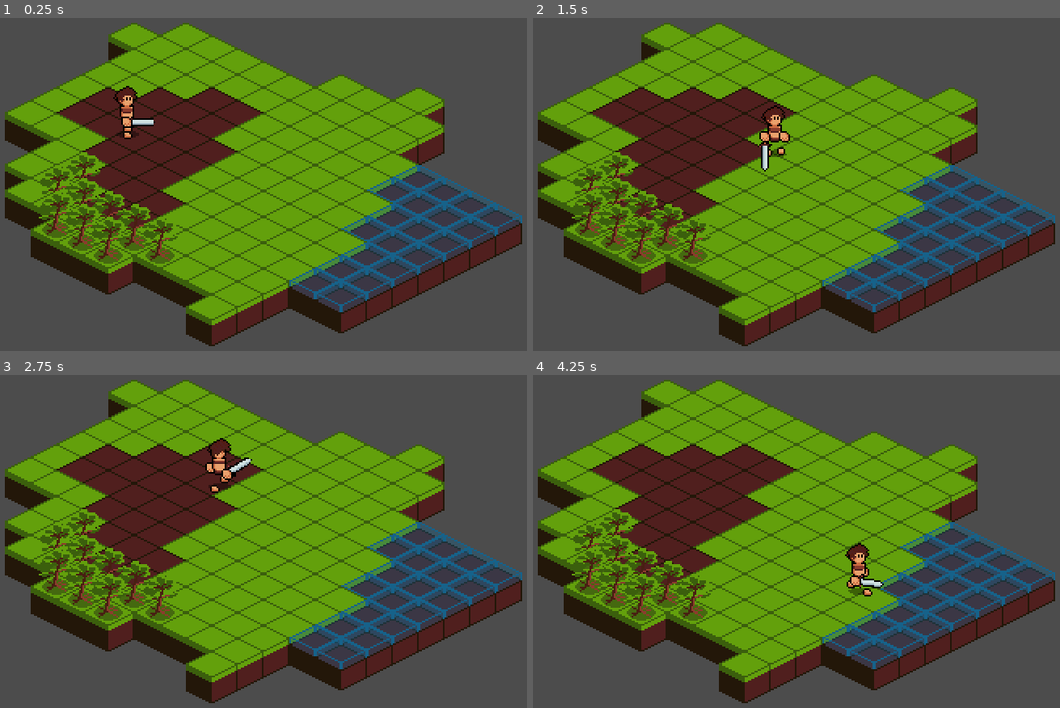
Above: before the commit, frames 1-4 (two rows, left to right).
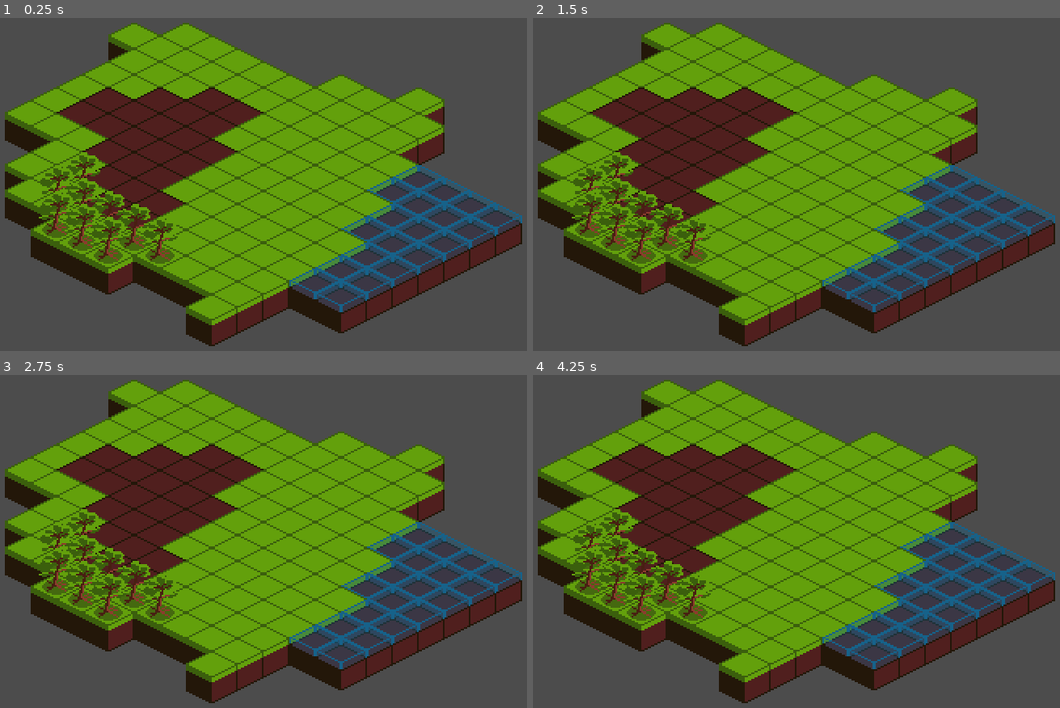
Above: after the commit, the same moments.

Repository: pibolib/gd-rpg-tech-demo
Game: Godot game, scene res://scene/world/World.tscn
Two runs of this game, one before a commit and one after it. Both use one fixed random seed, a clock stepped at 60 frames per second and the inputs below.
Inputs (mouse positions are in pixels of both pictures, inside the frame that each line leads up to):
- Up to frame 1 (0.25 s): no input
- Up to frame 2 (1.5 s): tap Enter at 0.5 s; move the mouse to (938, 154) at 0.52 s; hold Right mouse button (ui_rc) 0.53-1.28 s; move the mouse to (664, 201) at 1.27 s; right-click (664, 201) at 1.35 s
- Up to frame 3 (2.75 s): move the mouse to (326, 428) at 2.02 s; hold Right mouse button (ui_rc) from 2.03 s (still down)
- Up to frame 4 (4.25 s): move the mouse to (764, 631) at 2.77 s; release Right mouse button (ui_rc) at 2.78 s; right-click (764, 631) at 2.85 s; move the mouse to (991, 608) at 3.52 s; hold Right mouse button (ui_rc) from 3.53 s (still down)

The runs differ from the first frame. In frame 1, 0.5% of the frame differs, in the area x 21-30%, y 20-37%; in frame 2, 0.5%; in frame 3, 0.6%; in frame 4, 0.6%, in the area x 59-67%, y 50-67%.

Commit message:
defined items and skills in Data

Diff:
--- a/project.godot
+++ b/project.godot
@@ -17,6 +17,7 @@
 [autoload]
 
 MouseHandler="*res://scene/singleton/MouseHandler.tscn"
+Data="*res://scene/singleton/Data.tscn"
 
 [display]
 
--- a/scene/action/action.tres
+++ b/scene/action/action.tres
@@ -7,7 +7,7 @@
 export(String, \"IDLE\",\"WALK\",\"ATTACK_EMPTY\",\"ATTACK_ONE_HAND_SWIPE\",\"ATTACK_ONE_HAND_STAB\",\"ATTACK_TWO_HAND_ …(305 unchanged characters)…
 export(String) var name = \"\"
 export(int, -1, 999) var target_radius = 10
-export(float, 0.5, 3, 0.5) var action_point_cost = 1
+export(float, 0.5, 3, 0.5) var action_point_cost = 1.0
 export(Texture) var icon
 "
 
--- a/scene/character/Character.gd
+++ b/scene/character/Character.gd
@@ -1,11 +1,37 @@
 extends KinematicBody2D
 
+#gameplay variables **NOT STATS**
+export var team = 0 #0: player, 1: enemy, 2: neutral (unimplemented)
+
+var stats = {
+	"CharAttributes": {
+		"Strength": 10,
+		"Constitution": 10,
+		"Intelligence": 10,
+		"Wisdom": 10,
+		"Charisma": 10,
+		"Dexterity": 10
+	},
+	"EquipAttributes": {
+		"Main": Data.items[Data.ITEMS.NONE],
+		"Off": Data.items[Data.ITEMS.NONE]
+	},
+	"CombatStats": {
+		"PhysAttack": 10,
+		"MagicAttack": 10,
+		"PhysDefense": 10,
+		"MagicDefense": 10,
+		"HP": 100,
+		"MaxHP": 100
+	},
+} #generic stats, get these from somewhere else (copied or referenced)
 var action = ""
 export var speed = 80
 export var gravity = 0
 var vel = Vector2(0,0)
 var target = Vector2(0,0)
 var min_range = 10
+var invul = false
 
 func _ready():
 	target = position
@@ -26,11 +52,23 @@
 	else:
 		$Model.set_state("IDLE")
 	vel = move_and_slide(vel)
-	vel *= 0.2
 
-func navigate(tar : Vector2, mr : float = 10) -> void:
+func navigate(tar : Vector2, mr : float = 5) -> void:
 	target = tar
 	min_range = mr
 
 func model_facing(angle : float) -> void:
 	$Model.set_dir(angle)
+
+func add_damage(value : float) -> void:
+	if !invul:
+		stats.CombatStats.HP -= value
+		start_invul()
+
+func start_invul() -> void:
+	invul = true
+	$Invulnerability.start(1)
+
+func _on_Invulnerability_timeout() -> void:
+	invul = false
+	$Invulnerability.stop()
--- a/scene/character/Character.tscn
+++ b/scene/character/Character.tscn
@@ -1,9 +1,12 @@
-[gd_scene load_steps=5 format=2]
+[gd_scene load_steps=7 format=2]
 
 [ext_resource path="res://scene/character/Character.gd" type="Script" id=1]
 [ext_resource path="res://scene/charactercollision/CharacterCollision.tscn" type="PackedScene" id=2]
 [ext_resource path="res://scene/charactermodel/Humanoid.tscn" type="PackedScene" id=3]
 [ext_resource path="res://scene/entityselect/EntitySelection.tscn" type="PackedScene" id=4]
+[ext_resource path="res://scene/character/Hitbox.gd" type="Script" id=5]
+
+[sub_resource type="CircleShape2D" id=1]
 
 [node name="Character" type="KinematicBody2D"]
 script = ExtResource( 1 )
@@ -16,3 +19,15 @@
 [node name="EntitySelection" parent="." instance=ExtResource( 4 )]
 position = Vector2( 0, -13 )
 scale = Vector2( 16, 16 )
+
+[node name="Hitbox" type="Area2D" parent="."]
+script = ExtResource( 5 )
+
+[node name="CollisionShape2D" type="CollisionShape2D" parent="Hitbox"]
+scale = Vector2( 1, 0.5 )
+shape = SubResource( 1 )
+
+[node name="Invulnerability" type="Timer" parent="."]
+
+[connection signal="area_entered" from="Hitbox" to="Hitbox" method="_on_Hitbox_area_entered"]
+[connection signal="timeout" from="Invulnerability" to="." method="_on_Invulnerability_timeout"]
--- /dev/null
+++ b/scene/character/Hitbox.gd
@@ -0,0 +1,8 @@
+extends Area2D
+
+onready var team = get_parent().team
+
+func _on_Hitbox_area_entered(area : Area2D) -> void:
+	if area.name == "Hurtbox":
+		if area.team != team:
+			get_parent().add_damage(area.damage)
--- a/scene/singleton/Data.gd
+++ b/scene/singleton/Data.gd
@@ -27,20 +27,174 @@
 	ATTACK_MAGIC,
 }
 
+enum ITEMS {
+	NONE
+}
+
+var action_def = {
+	"NAME": "",
+	"ACTION_TYPE": "",
+	"ACTION_SCRIPT": "",
+	"ACTION_RANGE": 10,
+	"ACTION_AP_COST": 1,
+	"ACTION_POWER": 100,
+	"ACTION_ICON": preload("res://assets/gfx/action/actionicons1.png"),
+	"ACTION_USE_RULES": {}
+}
+
 var action_type = [
 	"IDLE","WALK","ATTACK_EMPTY","ATTACK_ONE_HAND_SWIPE","ATTACK_ONE_HAND_STAB","ATTACK_TWO_HAND_SWIPE","ATTACK_TWO_HAND_S …(268 unchanged characters)…
 ]
 
 var action = [
-	create_action("Attack (Melee Weapon)",action_type[CHAR_ACTION.ATTACK_MELEE],"",10,1,"res://assets/gfx/action/actionicons2.png",{})
+	create_action("Attack I (Melee Weapon)", #name
+	action_type[CHAR_ACTION.ATTACK_MELEE], #anim type
+	"", #script
+	10, #range
+	1, #ap cost
+	"res://assets/gfx/action/actionicons2.png", #icon
+	{}, #usage rules or additional details
+	100), #power
+
+	create_action("Attack I (Ranged Weapon)",
+	action_type[CHAR_ACTION.ATTACK_RANGED],
+	"",
+	100,
+	1,
+	"res://assets/gfx/action/actionicons5.png",
+	{},
+	100),
+
+	create_action("Attack I (Magic Weapon)",
+	action_type[CHAR_ACTION.ATTACK_MAGIC],
+	"",
+	100,
+	1,
+	"res://assets/gfx/action/actionicons6.png",
+	{},
+	100),
+
+	create_action("Fireball I",
+	action_type[CHAR_ACTION.ATTACK_MAGIC],
+	"",
+	100,
+	2,
+	"res://assets/gfx/action/actionicons7.png",
+	{},
+	225),
+
+	create_action("Iceshard I",
+	action_type[CHAR_ACTION.ATTACK_MAGIC],
+	"",
+	100,
+	2,
+	"res://assets/gfx/action/actionicons8.png",
+	{},
+	225),
+
+	create_action("Lightning I",
+	action_type[CHAR_ACTION.ATTACK_MAGIC],
+	"",
+	100,
+	2,
+	"res://assets/gfx/action/actionicons9.png",
+	{},
+	225),
+
+	create_action("Heal I",
+	action_type[CHAR_ACTION.ATTACK_MAGIC],
+	"",
+	100,
+	2,
+	"res://assets/gfx/action/actionicons10.png",
+	{},
+	100),
+
+	create_action("Attack Up I",
+	action_type[CHAR_ACTION.ATTACK_MAGIC],
+	"",
+	100,
+	2,
+	"res://assets/gfx/action/actionicons11.png",
+	{},
+	0),
+
+	create_action("Fire Blade I",
+	action_type[CHAR_ACTION.ATTACK_MELEE],
+	"",
+	100,
+	2,
+	"res://assets/gfx/action/actionicons3.png",
+	{},
+	150)
 ]
 
-func create_action(name : String, anim : String, action_script : String, action_range : float, action_cost : float, action_icon : String, action_userule : Dictionary) -> Resource:
-	var my_action = action_res.new()
-	my_action.name = name
-	my_action.effect_script = load(action_script)
-	my_action.target_radius = action_range
-	my_action.action_point_cost = action_cost
-	my_action.icon = load(action_icon)
-	my_action.userule = action_userule
-	return my_action
+var item_def = {
+	"NAME": "",
+	"SPRITE": preload("res://assets/gfx/item/itemicons1.png"),
+	"TYPE": "ITEM",
+	"DETAILS": {}
+}
+
+var items = [
+	create_item_generic("Health Potion",
+	"res://assets/gfx/item/itemicons2.png",
+	{"ON_USE":""}),
+
+	create_item_equip("Bronze Sword",
+	"res://assets/gfx/item/itemicons3.png",
+	"",
+	"ONE",
+	{"PhysAttack":3,"MagicAttack":-3}),
+
+	create_item_equip("Oaken Bow",
+	"res://assets/gfx/item/itemicons4.png",
+	"",
+	"BOTH",
+	{"PhysAttack":3}),
+
+	create_item_equip("Iron Staff",
+	"res://assets/gfx/item/itemicons5.png",
+	"",
+	"ONE",
+	{"PhysAttack":-3,"MagicAttack":3}),
+
+	create_item_equip("Oaken Club",
+	"res://assets/gfx/item/itemicons6.png",
+	"",
+	"ONE",
+	{"PhysAttack":1,"MagicAttack":-10})
+]
+
+func create_action(name : String, anim : String, action_script : String, action_range : float, action_cost : float, action_icon : String, action_userule : Dictionary, action_power : int) -> Dictionary:
+	var _action = action_def.duplicate(true)
+	_action.NAME = name
+	_action.ACTION_TYPE = anim
+	_action.ACTION_SCRIPT = action_script
+	_action.ACTION_RANGE = action_range
+	_action.ACTION_ICON = action_icon
+	_action.ACTION_AP_COST = action_cost
+	_action.ACTION_USE_RULE = action_userule
+	_action.ACTION_POWER = action_power
+	return _action
+
+func create_item_generic(item_name : String, sprite : String, details : Dictionary) -> Dictionary:
+	#name, sprite, details
+	var _item = item_def.duplicate(true)
+	_item.NAME = item_name
+	_item.SPRITE = load(sprite)
+	_item.DETAILS = details
+	_item.TYPE = "ITEM"
+	return _item
+
+func create_item_equip(item_name : String, sprite : String, model : String, equip_type : String, modifiers : Dictionary, requirements : Dictionary = {}) -> Dictionary:
+	#name, sprite, model, equip type, modifiers, requirements
+	var _item = create_item_generic(item_name, sprite, {})
+	_item.DETAILS = {
+		"MODEL": model,
+		"EQUIP_TYPE": equip_type, #OFF, MAIN, BOTH
+		"MODIFIERS": modifiers,
+		"REQUIREMENTS": requirements
+	}
+	_item.TYPE = "EQUIP"
+	return _item
--- a/scene/world/World.tscn
+++ b/scene/world/World.tscn
@@ -1,6 +1,5 @@
-[gd_scene load_steps=9 format=2]
+[gd_scene load_steps=8 format=2]
 
-[ext_resource path="res://scene/character/Character.tscn" type="PackedScene" id=1]
 [ext_resource path="res://scene/entityselect/EntitySelection.tscn" type="PackedScene" id=2]
 [ext_resource path="res://assets/gfx/worldbg.png" type="Texture" id=3]
 [ext_resource path="res://assets/gfx/worldfg.png" type="Texture" id=4]
@@ -133,9 +132,6 @@
 format = 1
 tile_data = PoolIntArray( -327686, 3, 0, -327685, 3, 0, -327684, 3, 0, -327683, 3, 0, -262151, 3, 0, -262150, 3, 0, -26 …(1731 unchanged characters)…
 
-[node name="Character" parent="." instance=ExtResource( 1 )]
-position = Vector2( -84, -27 )
-
 [node name="WorldLayerFG" type="TileMap" parent="."]
 tile_set = SubResource( 2 )
 cell_size = Vector2( 16, 16 )
